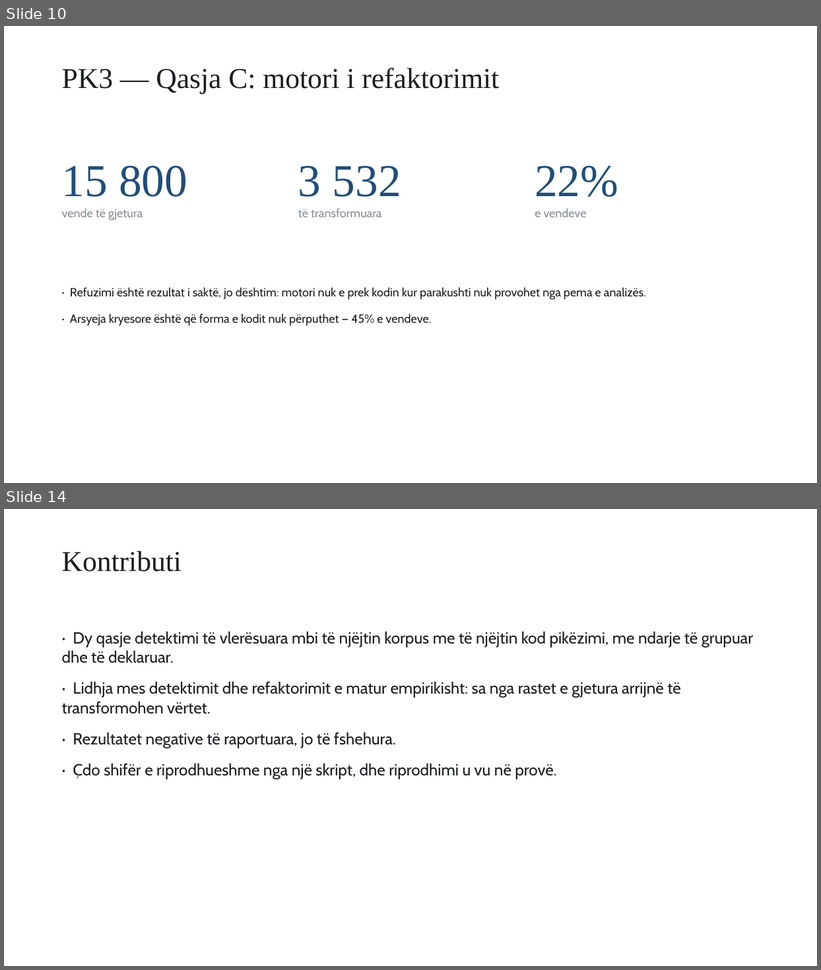
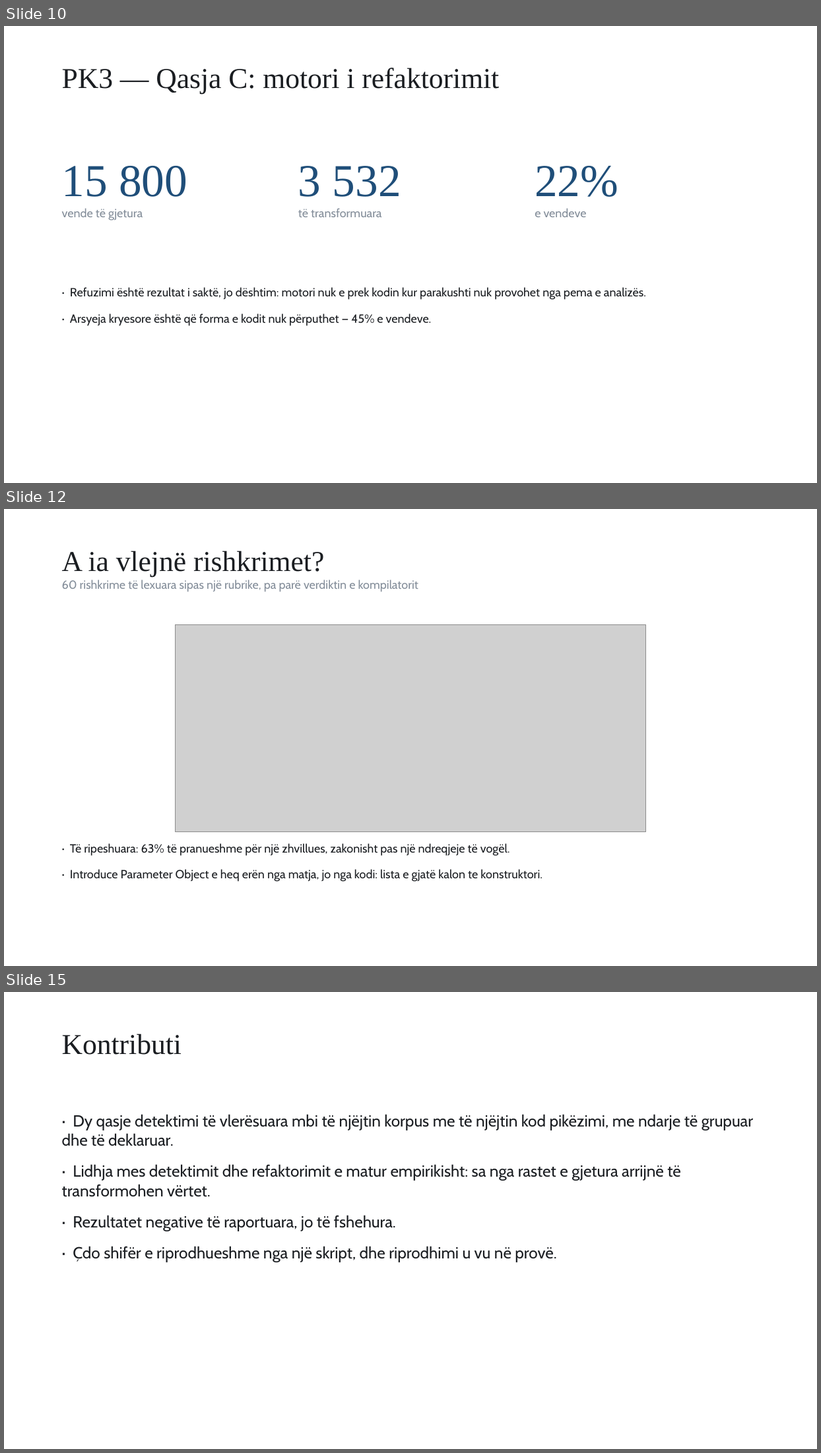
Before and after one commit to FlorentLatifi/Code-Smell-Detection-and-Refactoring-Recommendations, a slide deck: docs/thesis/Prezantimi_Florent_Latifi.pptx. Shown one above the other, each under a label of ours: slides 10 and 14 before the commit, slides 10, 12 and 15 after it; the slides between them are not shown. The pictures are 821x970 and 821x1453 pixels, drawn with LibreOffice and Linux fonts; fonts in the diff are those of the drawing; grey boxes stand for pictures. Boxes give left, top, right and bottom in pixels: in the first picture for what was removed or moved away, otherwise in the second. Text is boxed around its words. In the diff, an @@ line names an element or a change of style, - is before the commit and + after.

Commit message:
Përditëso abstraktin, validimin, ndërfaqen dhe prezantimin (#8)
Abstrakti merr pranueshmërinë e rishkrimeve dhe mbetet nën 360 fjalë. Te
4.10 numrat e testeve të 8 tetorit (797 dhe 173), te 4.8 mënyra e thjeshtë
dhe te 4.11 imazhi Docker. Prezantimi merr krahasimin me PMD-në, sllajdin
«A ia vlejnë rishkrimet?» dhe saktëson verifikimin dhe kufizimet (VD-147).

```diff
--- a/docs/thesis/Prezantimi_Florent_Latifi.pptx
+++ b/docs/thesis/Prezantimi_Florent_Latifi.pptx
@@ slide 12 added at (x1=4, y1=509, x2=817, y2=966), background #FFFFFF @@
@@ text added at (x1=62, y1=551, x2=418, y2=592), 14 pt, text #838D99 @@
+A ia vlejnë rishkrimet?
+60 rishkrime të lexuara sipas një rubrike, pa parë verdiktin e kompilatorit
@@ picture added at (x1=176, y1=625, x2=646, y2=832) @@
@@ text added at (x1=70, y1=844, x2=543, y2=882), 14 pt, text #1A1D21 @@
+· Të ripeshuara: 63% të pranueshme për një zhvillues, zakonisht pas një ndreqjeje të vogël.
+· Introduce Parameter Object e heq erën nga matja, jo nga kodi: lista e gjatë kalon te konstruktori.
@@ what was slide 14 is now slide 15 @@
```
Also in this commit, not shown: 4 slides changed, 6 other files.
